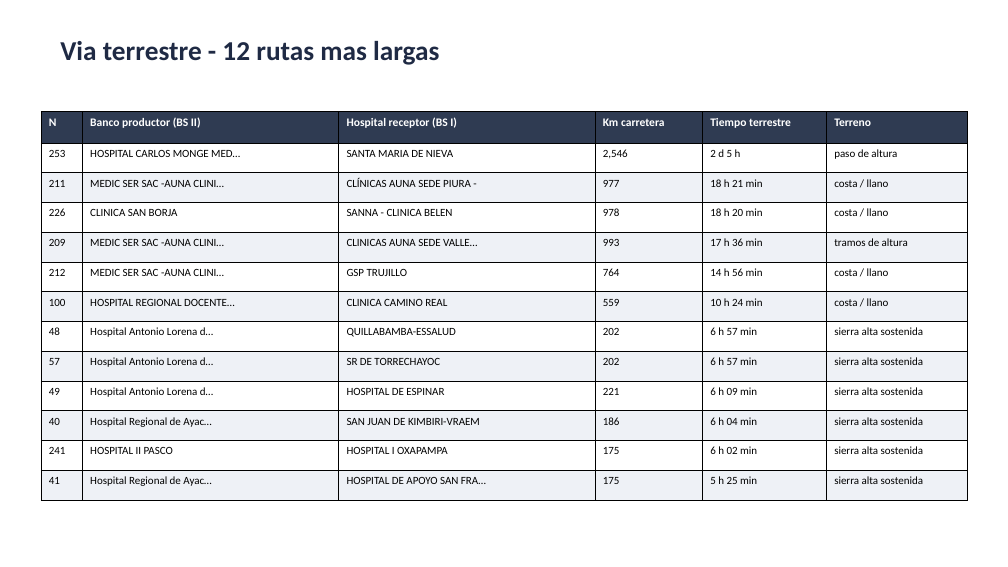
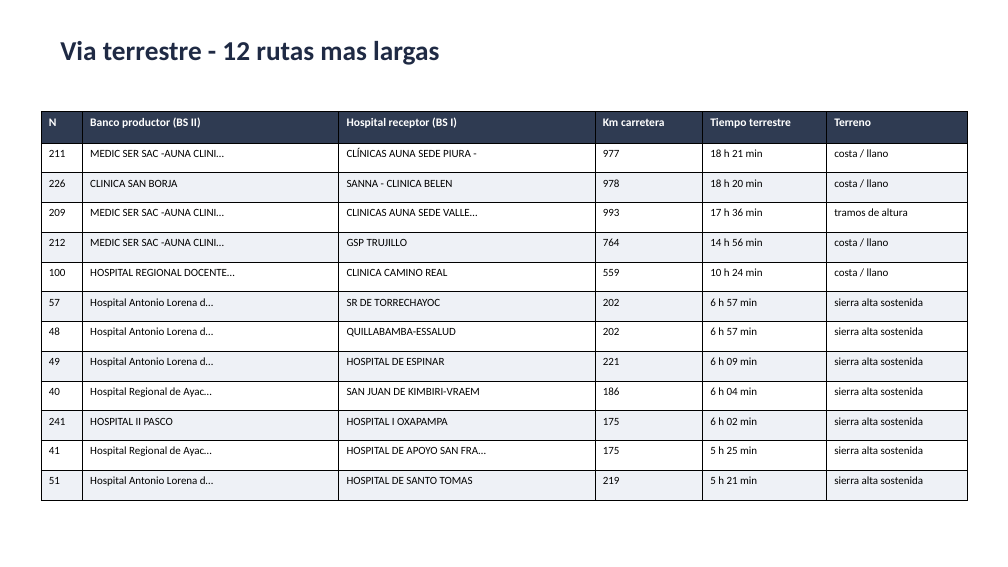
Before and after one commit to rojasarca-code/geolocalizacion-bancos-sangre-diban, a slide deck: slide 4 of datos/Resumen_tiempos_convenios_BS.pptx. Drawn at 1008x567 pixels with LibreOffice and Linux fonts; fonts in the diff are those of the drawing. Boxes give left, top, right and bottom in pixels: in the first picture for what was removed or moved away, otherwise in the second. Text is boxed around its words. In the diff, an @@ line names an element or a change of style, - is before the commit and + after.

```diff
--- a/datos/Resumen_tiempos_convenios_BS.pptx
+++ b/datos/Resumen_tiempos_convenios_BS.pptx
@@ table at (42, 112, 968, 490) @@
-row 2: 253 | HOSPITAL CARLOS MONGE MED… | SANTA MARIA DE NIEVA | 2,546 | 2 d 5 h | paso de altura
+row 7: 57 | Hospital Antonio Lorena d… | SR DE TORRECHAYOC | 202 | 6 h 57 min | sierra alta sostenida
-row 9: 57 | Hospital Antonio Lorena d… | SR DE TORRECHAYOC | 202 | 6 h 57 min | sierra alta sostenida
+row 13: 51 | Hospital Antonio Lorena d… | HOSPITAL DE SANTO TOMAS | 219 | 5 h 21 min | sierra alta sostenida
```
Also in this commit, not shown: 6 other slides changed, 5 other files.
